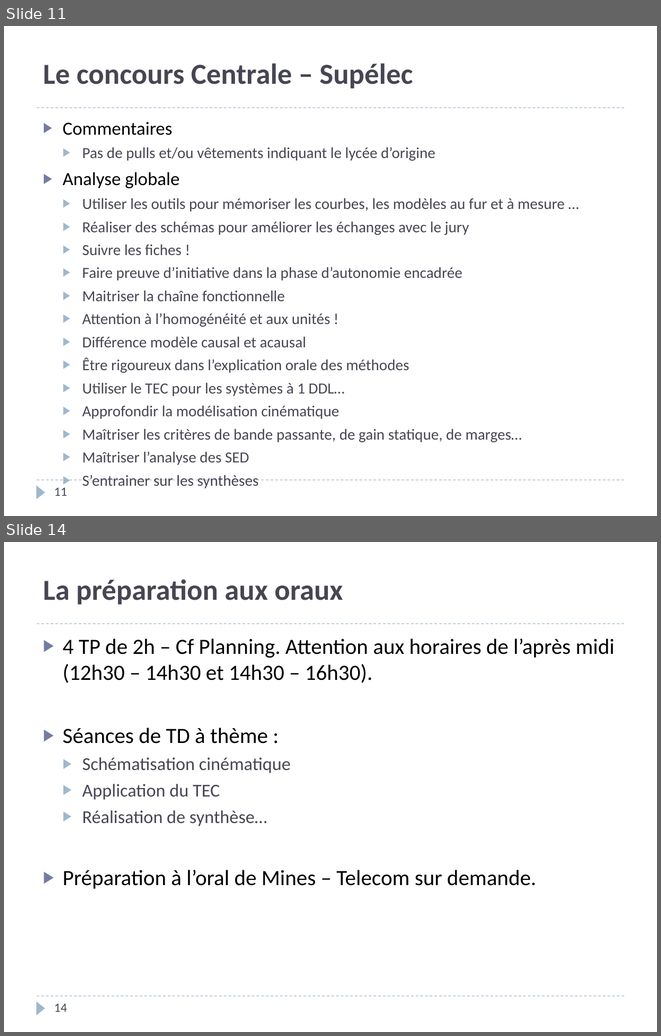
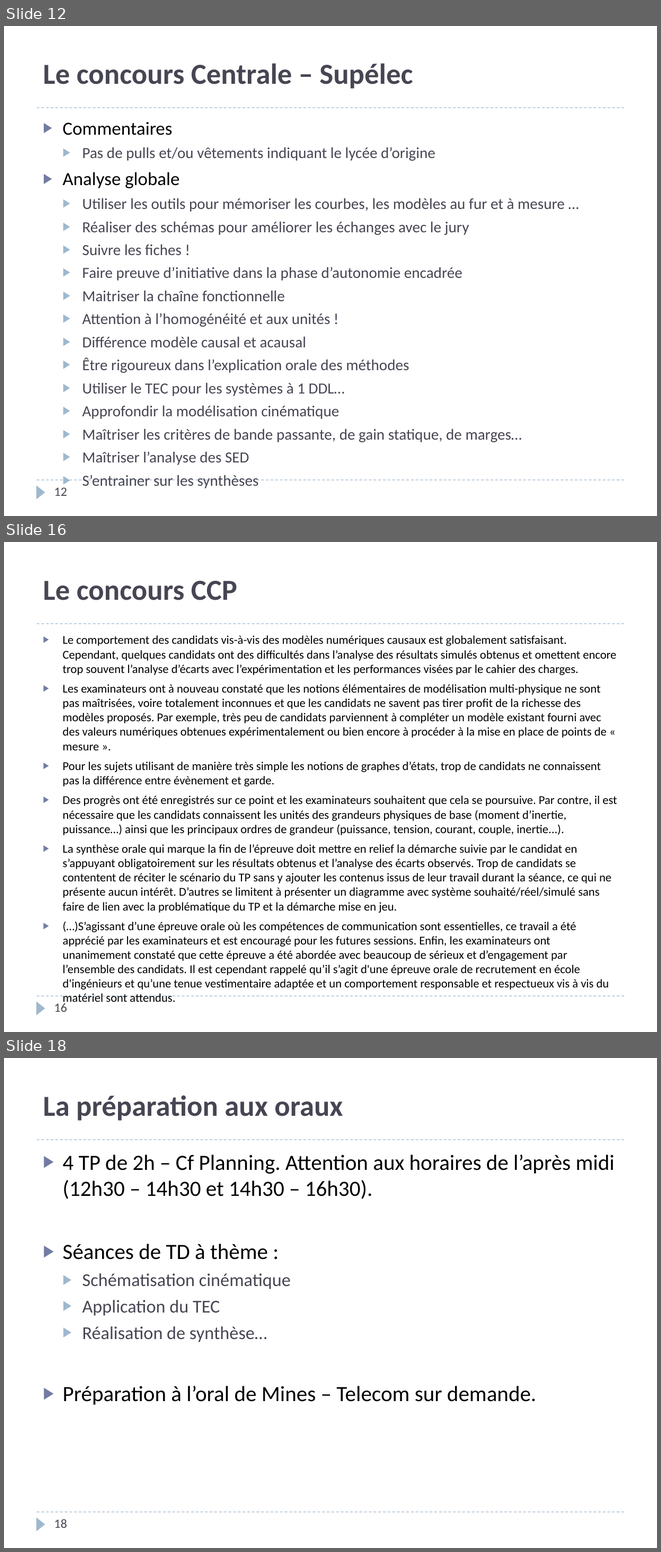
Before and after one commit to xpessoles/PSI, a slide deck: PreparationOral/PreparationOral.pptx. Shown one above the other, each under a label of ours: slides 11 and 14 before the commit, slides 12, 16 and 18 after it; the slides between them are not shown. The pictures are 661x1036 and 661x1552 pixels, drawn with LibreOffice and Linux fonts; fonts in the diff are those of the drawing. Boxes give left, top, right and bottom in pixels: in the first picture for what was removed or moved away, otherwise in the second. Text is boxed around its words. In the diff, an @@ line names an element or a change of style, - is before the commit and + after.

```diff
--- a/PreparationOral/PreparationOral.pptx
+++ b/PreparationOral/PreparationOral.pptx
@@ slide 16 added at bbox=[4, 542, 657, 1032], background #FFFFFF; not listed: 3 template elements that a slide beside it also shows @@
@@ title added at bbox=[43, 581, 237, 600], 32 pt, text #464653, bold @@
+Le concours CCP
@@ text added at bbox=[63, 635, 617, 989], 13.2 pt, text #000000 @@
+▶ Le comportement des candidats vis-à-vis des modèles numériques causaux est globalement satisfaisant. Cependant, quelques candidats ont des difficultés dans l’analyse des résultats simulés obtenus et omettent encore trop souvent l’analyse d’écarts avec l’expérimentation et les performances visées par le cahier des charges.
+▶ Les examinateurs ont à nouveau constaté que les notions élémentaires de modélisation multi-physique ne sont pas maîtrisées, voire totalement inconnues et que les candidats ne savent pas tirer profit de la richesse des modèles proposés. Par exemple, très peu de candidats parviennent à compléter un modèle existant fourni avec des valeurs numériques obtenues expérimentalement ou bien encore à procéder à la mise en place de points de « mesure ».
+▶ Pour les sujets utilisant de manière très simple les notions de graphes d’états, trop de candidats ne connaissent pas la différence entre évènement et garde.
+▶ Des progrès ont été enregistrés sur ce point et les examinateurs souhaitent que cela se poursuive. Par contre, il est nécessaire que les candidats connaissent les unités des grandeurs physiques de base (moment d’inertie, puissance…) ainsi que les principaux ordres de grandeur (puissance, tension, courant, couple, inertie...).
+▶ La synthèse orale qui marque la fin de l’épreuve doit mettre en relief la démarche suivie par le candidat en s’appuyant obligatoirement sur les résultats obtenus et l’analyse des écarts observés. Trop de candidats se contentent de réciter le scénario du TP sans y ajouter les contenus issus de leur travail durant la séance, ce qui ne présente aucun intérêt. D’autres se limitent à présenter un diagramme avec système souhaité/réel/simulé sans faire de lien avec la problématique du TP et la démarche mise en jeu.
+▶ (…)S’agissant d’une épreuve orale où les compétences de communication sont essentielles, ce travail a été apprécié par les examinateurs et est encouragé pour les futures sessions. Enfin, les examinateurs ont unanimement constaté que cette épreuve a été abordée avec beaucoup de sérieux et d’engagement par l’ensemble des candidats. Il est cependant rappelé qu’il s’agit d'une épreuve orale de recrutement en école d'ingénieurs et qu’une tenue vestimentaire adaptée et un comportement responsable et respectueux vis à vis du matériel sont attendus.
@@ page number added at bbox=[54, 1001, 67, 1012], 14 pt, text #464653 @@
+16
@@ what was slide 11 is now slide 12 @@
@@ page number at bbox=[54, 487, 67, 496]: text changed @@
-11
+12
@@ what was slide 14 is now slide 18 @@
@@ page number at bbox=[54, 1519, 67, 1528]: text changed @@
-14
+18
```
Also in this commit, not shown: 4 slides changed, 5 other slides added.
